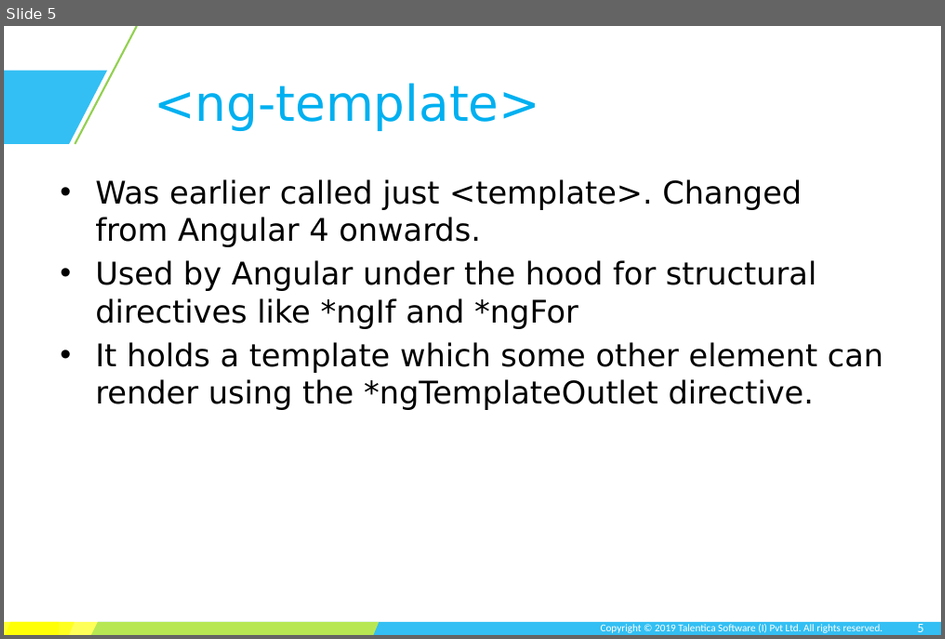
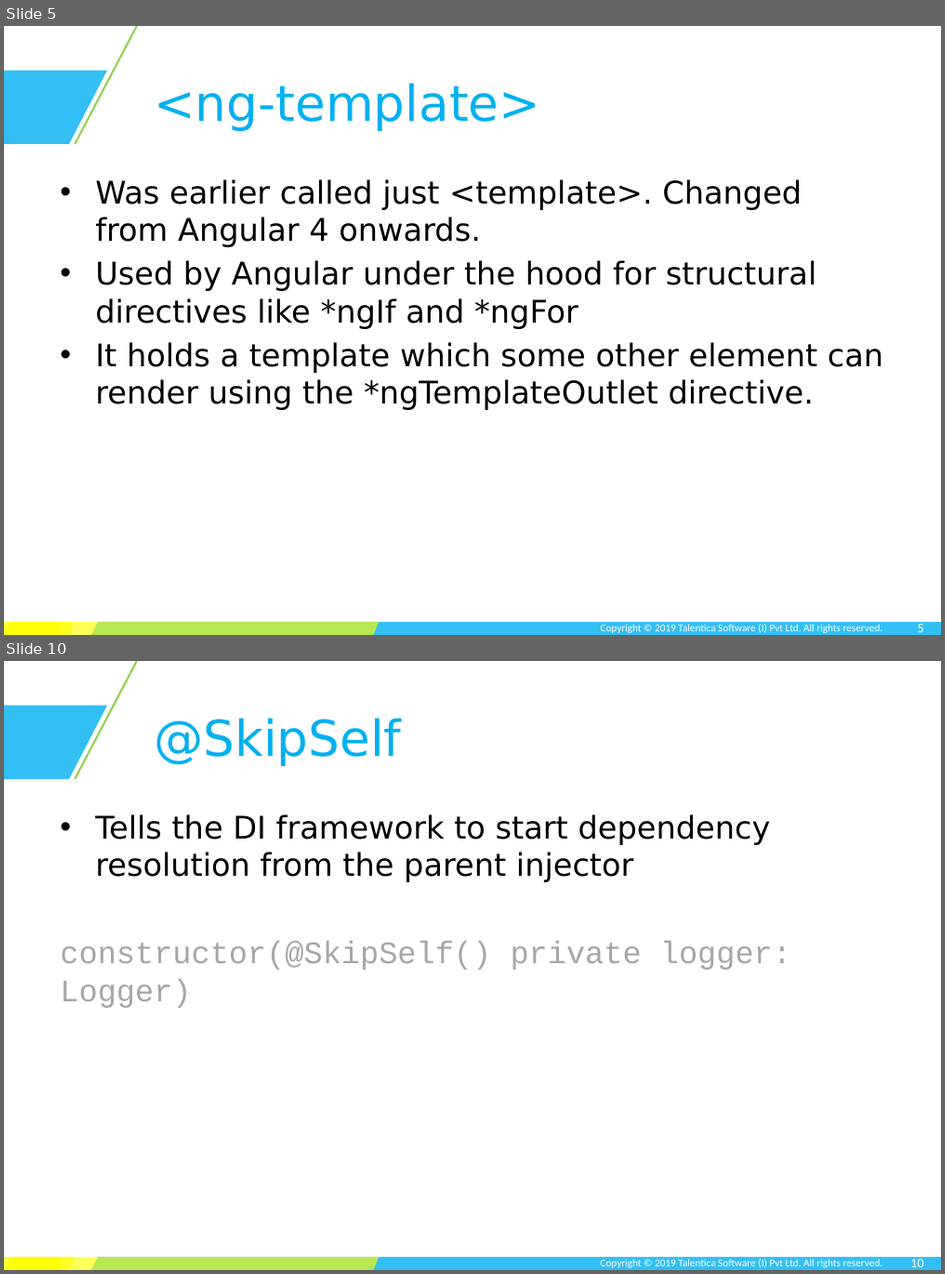
Before and after one commit to TusharRajGupt/angular-demo, a slide deck: session-7/Session 7.pptx. Shown one above the other, each under a label of ours: slide 5 before the commit, slides 5 and 10 after it; the slides between them are not shown. The pictures are 945x639 and 945x1274 pixels, drawn with LibreOffice and Linux fonts; fonts in the diff are those of the drawing; background and template pictures are left out. Boxes give left, top, right and bottom in pixels: in the first picture for what was removed or moved away, otherwise in the second. Text is boxed around its words. In the diff, an @@ line names an element or a change of style, - is before the commit and + after.

```diff
--- a/session-7/Session 7.pptx
+++ b/session-7/Session 7.pptx
@@ slide 10 added at (x1=4, y1=661, x2=941, y2=1270), background #FFFFFF; not listed: 7 template elements that a slide beside it also shows @@
@@ title added at (x1=154, y1=718, x2=401, y2=766), 38 pt, text #00B0F0 @@
+@SkipSelf
@@ text added at (x1=60, y1=814, x2=792, y2=1008), 24 pt, text #000000 @@
+• Tells the DI framework to start dependency resolution from the parent injector
+constructor(@SkipSelf() private logger: Logger)
@@ page number added at (x1=911, y1=1259, x2=924, y2=1267), 10 pt, text #FFFFFF @@
+10
```
Also in this commit, not shown: 4 other slides added, 12 other files.
